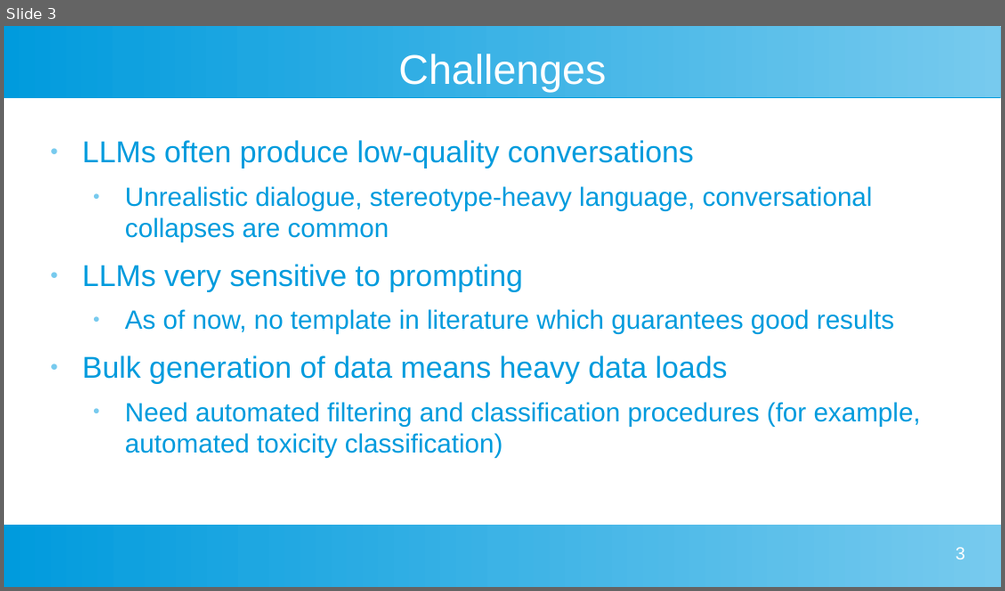
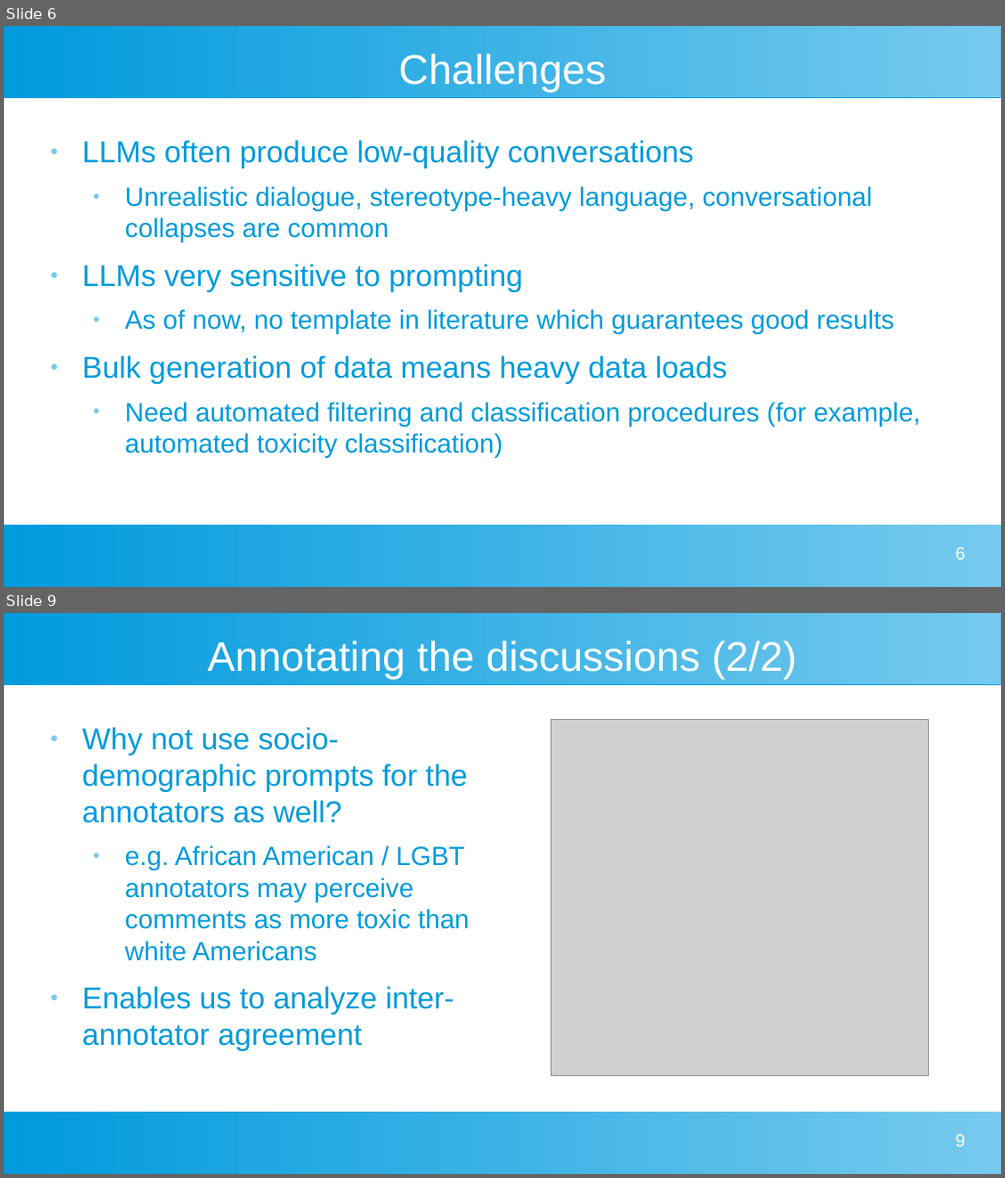
Before and after one commit to dimits-ts/llm_moderation_research, a slide deck: presentations/project_goals.odp. Shown one above the other, each under a label of ours: slide 3 before the commit, slides 6 and 9 after it; the slides between them are not shown. The pictures are 1005x591 and 1005x1178 pixels, drawn with LibreOffice and Linux fonts; fonts in the diff are those of the drawing; grey boxes stand for pictures. Boxes give left, top, right and bottom in pixels: in the first picture for what was removed or moved away, otherwise in the second. Text is boxed around its words. In the diff, an @@ line names an element or a change of style, - is before the commit and + after.

```diff
--- a/presentations/project_goals.odp
+++ b/presentations/project_goals.odp
@@ slide 9 added at bbox=[4, 613, 1001, 1174], background #FFFFFF; not listed: 2 template elements that a slide beside it also shows @@
@@ title added at bbox=[208, 641, 797, 679], 33 pt, text #FFFFFF @@
+Annotating the discussions (2/2)
@@ text added at bbox=[82, 727, 469, 1051], 24 pt, text #009BDD @@
+● Why not use socio-demographic prompts for the annotators as well?
+  ● e.g. African American / LGBT annotators may perceive comments as more toxic than white Americans
+● Enables us to analyze inter-annotator agreement
@@ picture added at bbox=[551, 720, 929, 1076] @@
@@ page number added at bbox=[955, 1134, 965, 1146], 14 pt, text #FFFFFF @@
+9
@@ what was slide 3 is now slide 6 @@
@@ page number at bbox=[955, 547, 965, 559]: text changed @@
-3
+6
```
Also in this commit, not shown: 1 slide changed, 6 other slides added, 3 other files.
